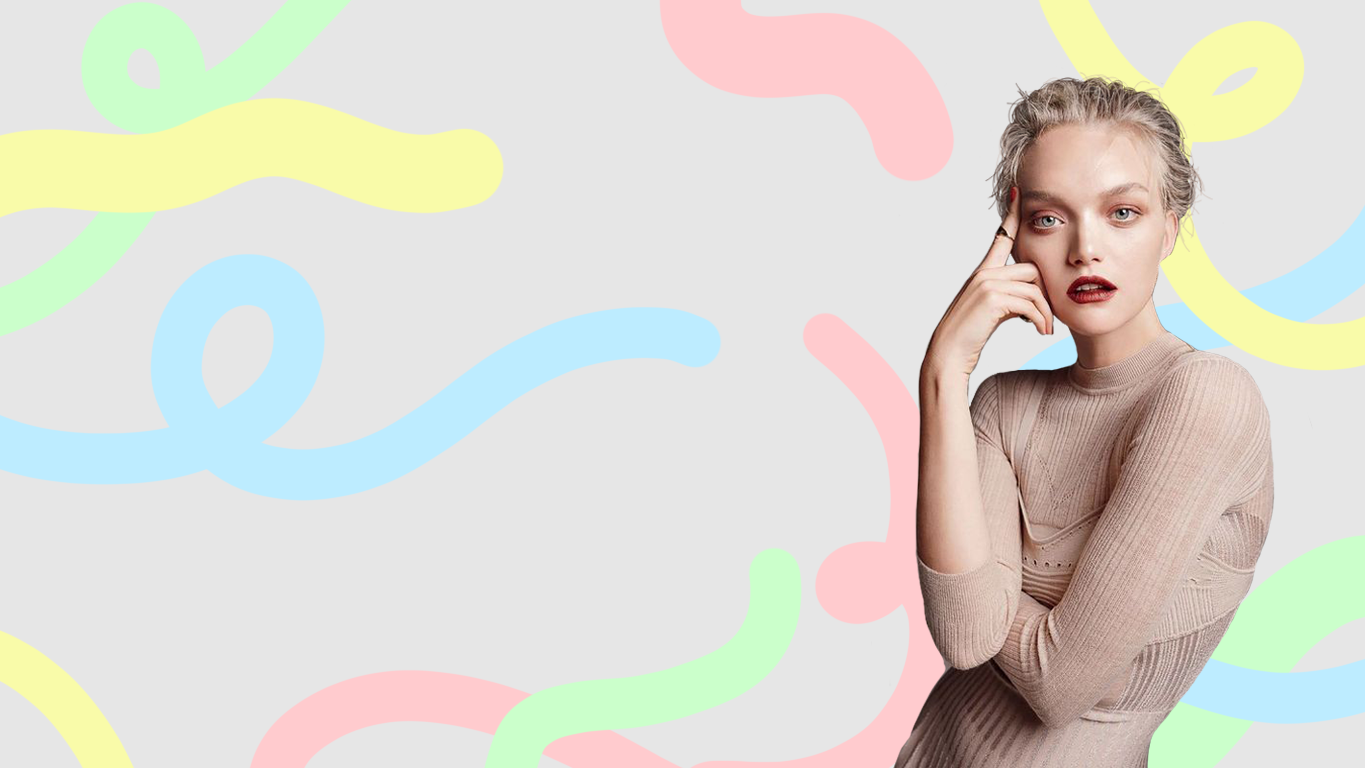
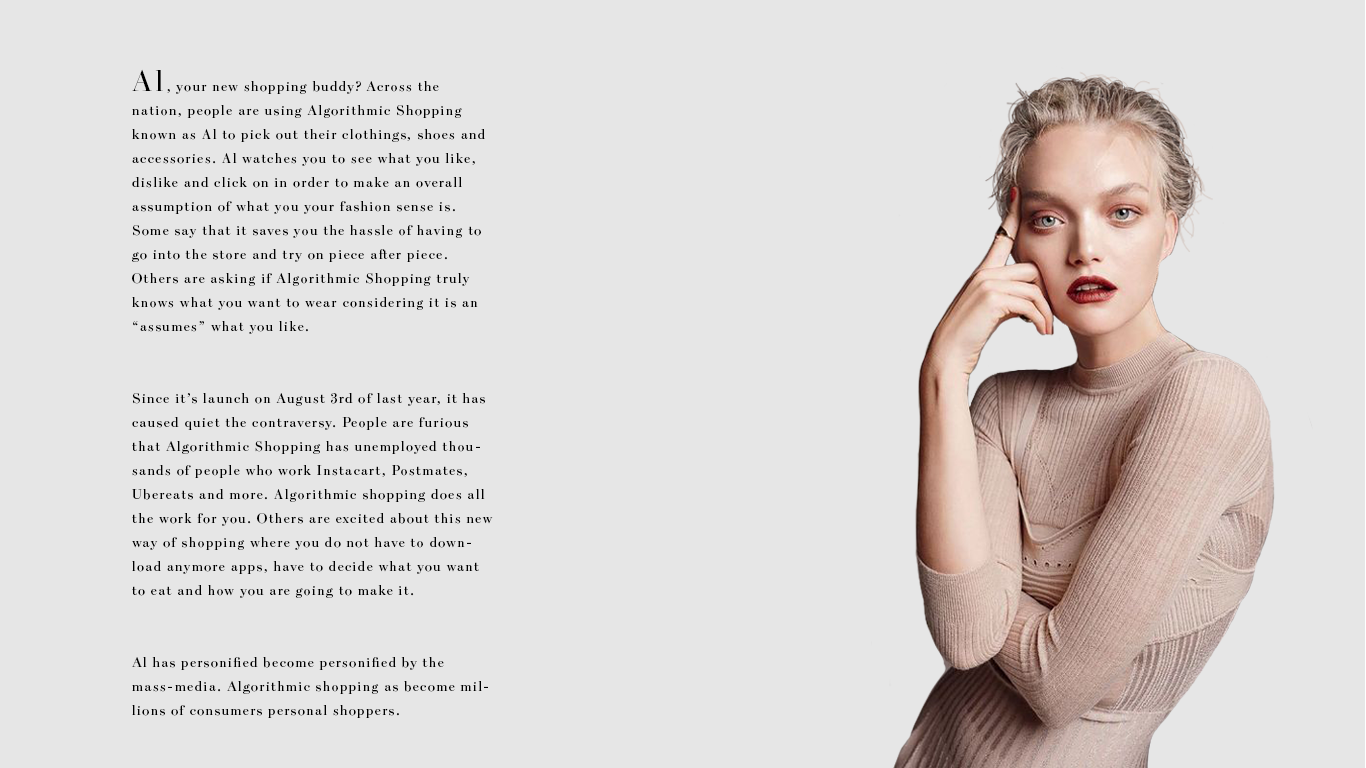
The second 1366px x 768px image is a revision of the first. Changes to its layers:
removed layer "Layer 6" from group "Artboard 1" over [left=0, top=0, right=1365, bottom=768]
removed layer "Layer 4" from group "Artboard 1" over [left=0, top=0, right=1365, bottom=768]
removed layer "Layer 5" from group "Artboard 1" over [left=0, top=0, right=882, bottom=768]
added layer "Al, your new shopping buddy? Across the nation, people are usin" in group "Artboard 1" over [left=132, top=69, right=493, bottom=718]
